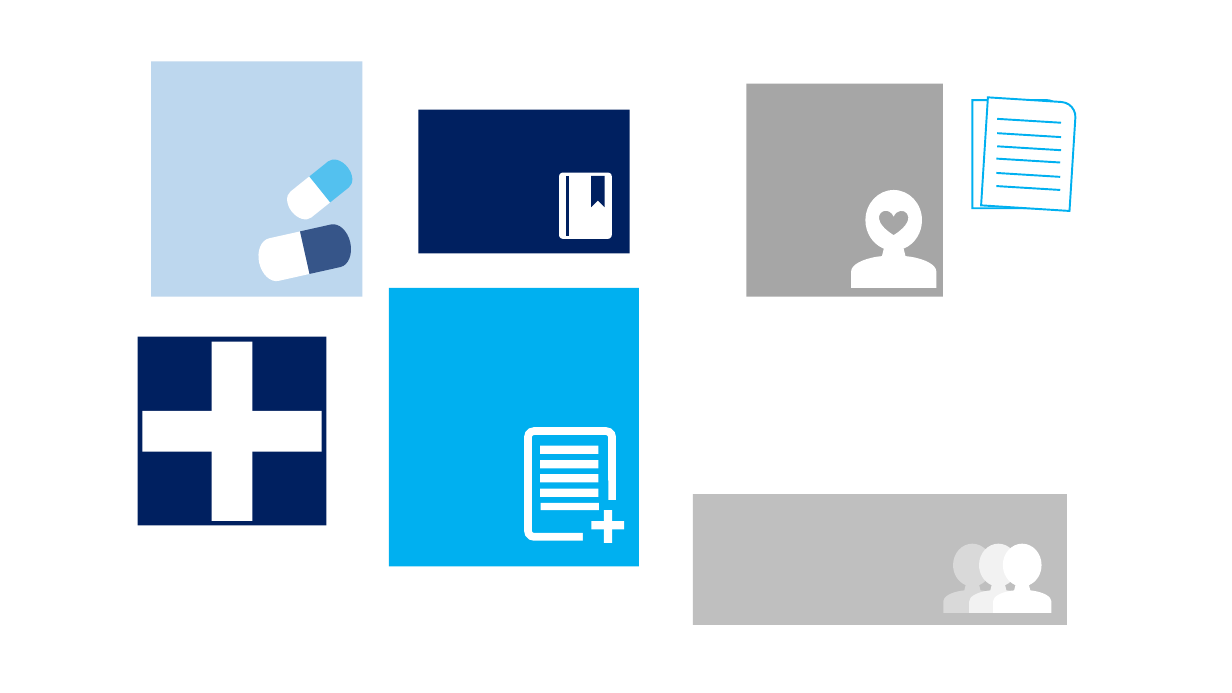
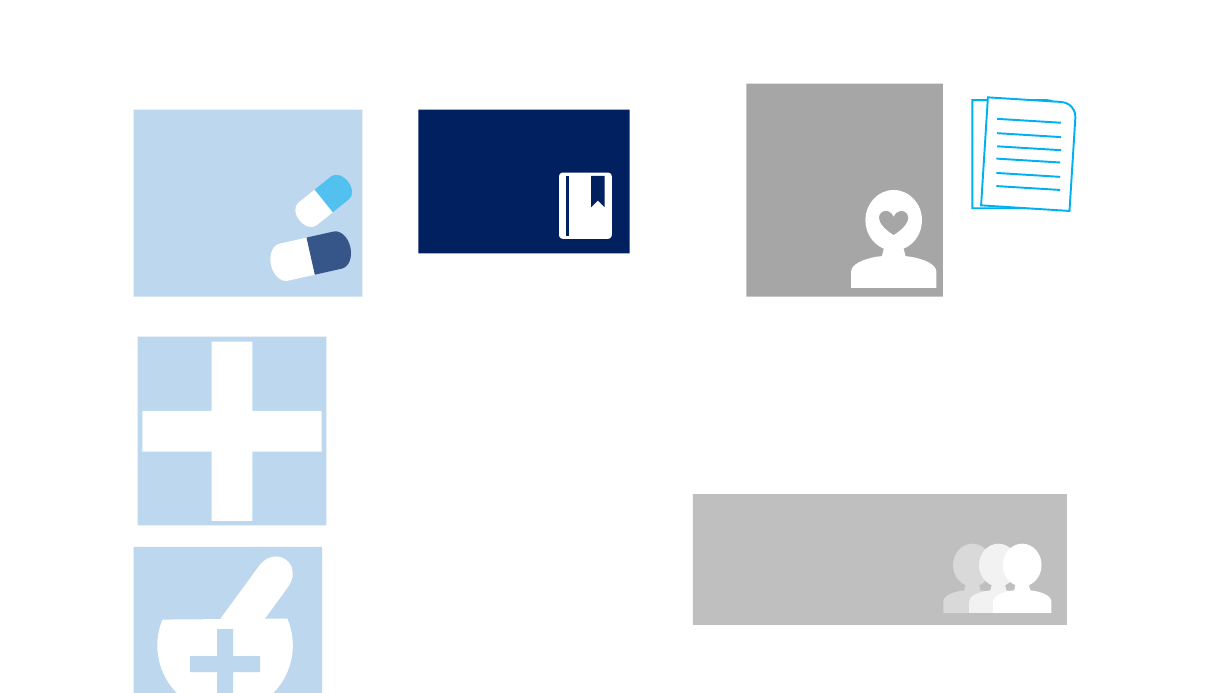
Before and after one commit to shjj94/MediPass, a slide deck: slide 1 of app_design/icon.pptx. Drawn at 1232x693 pixels with LibreOffice and Linux fonts; fonts in the diff are those of the drawing. Boxes give left, top, right and bottom in pixels: in the first picture for what was removed or moved away, otherwise in the second. Text is boxed around its words. In the diff, an @@ line names an element or a change of style, - is before the commit and + after.

```diff
--- a/app_design/icon.pptx
+++ b/app_design/icon.pptx
@@ rectangle: place and size @@
-rectangle at <box>151,61,362,297</box>
+rectangle at <box>134,110,363,298</box>
@@ freeform shape: place and size @@
-freeform shape at <box>310,154,359,203</box>
+freeform shape at <box>315,170,358,212</box>
@@ freeform shape: place and size @@
-freeform shape at <box>282,176,331,225</box>
+freeform shape at <box>290,189,333,231</box>
@@ freeform shape: place and size @@
-freeform shape at <box>255,231,309,284</box>
+freeform shape at <box>267,237,315,283</box>
@@ freeform shape: place and size @@
-freeform shape at <box>300,221,354,273</box>
+freeform shape at <box>307,229,355,275</box>
@@ rectangle removed at <box>389,288,640,567</box> @@
@@ rectangle at <box>138,336,326,525</box>: fill #002060 to #BDD7EE @@
@@ group removed at <box>528,432,630,554</box>: 8 rectangles, 1 rounded rectangle @@
@@ rectangle added at <box>134,547,323,693</box>, fill #BDD7EE @@
@@ chord (boxed as its full ellipse) added at <box>138,558,312,693</box>, fill #FFFFFF, outline #FFFFFF 1 pt @@
@@ pill shape added at <box>201,550,300,667</box>, fill #FFFFFF, outline #FFFFFF 1 pt @@
@@ rectangle added at <box>217,629,233,693</box>, fill #BDD7EE @@
@@ rectangle added at <box>190,657,260,672</box>, fill #BDD7EE @@
```
Also in this commit, not shown: 56 other files.
